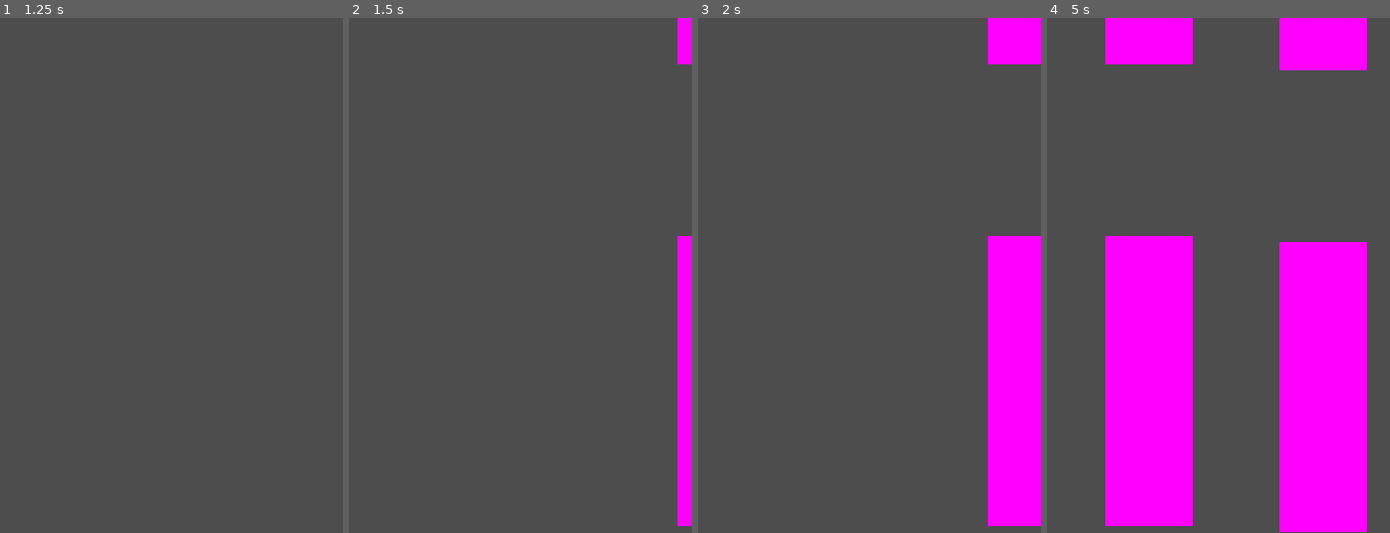
Above: before the commit, frames 1-4 (left to right).
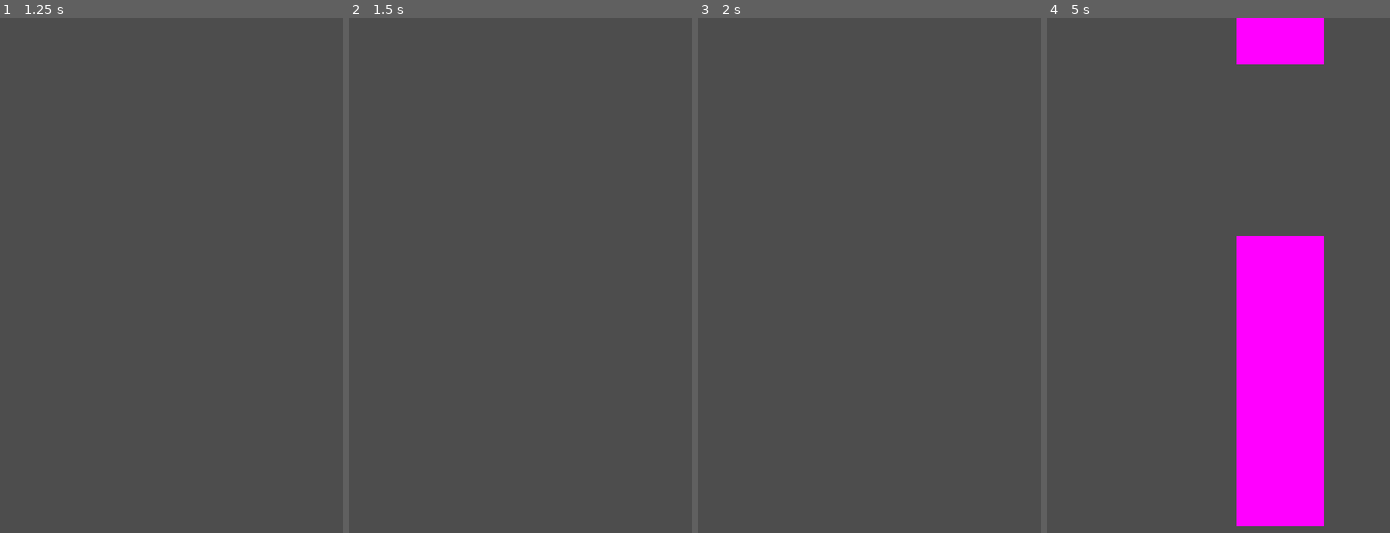
Above: after the commit, the same moments.

Repository: davidward462/flappy-bird
Game: Godot game, scene res://scenes/game.tscn
Two runs of this game, one before a commit and one after it. Both use one fixed random seed, a clock stepped at 60 frames per second and the inputs below.
Inputs:
- Up to frame 1 (1.25 s): tap Space (jump) at 0.77 s
- Up to frame 2 (1.5 s): tap Enter at 1.25 s; hold Down (ui_down) from 1.28 s (still down)
- Up to frame 3 (2 s): keep holding Down (ui_down); tap Space (jump) at 1.52 s
- Up to frame 4 (5 s): release Down (ui_down) at 2.03 s; tap Space (jump) at 3.02, 3.77, 4.52 s; hold Down (ui_down) from 3.53 s (still down)

Frame 1 is identical in both runs. In frame 2, 2.8% of the frame differs, in the area x 95-100%, y 0-99%; in frame 3, 10%; in frame 4, 34%, in the area x 17-94%, y 0-100%.

Commit message:
create a timer to spawn the walls

Diff:
--- a/scenes/game.tscn
+++ b/scenes/game.tscn
@@ -11,3 +11,7 @@
 
 [node name="Player" parent="." instance=ExtResource("1_kf1n1")]
 position = Vector2(200, 300)
+
+[node name="Timer" type="Timer" parent="."]
+wait_time = 3.0
+autostart = true
--- a/scenes/wall.tscn
+++ b/scenes/wall.tscn
@@ -1,4 +1,6 @@
-[gd_scene load_steps=3 format=3 uid="uid://dfcpibawan7lp"]
+[gd_scene load_steps=4 format=3 uid="uid://dfcpibawan7lp"]
+
+[ext_resource type="Script" path="res://scripts/wall.gd" id="1_lb1bu"]
 
 [sub_resource type="PlaceholderTexture2D" id="PlaceholderTexture2D_gv3e7"]
 
@@ -6,6 +8,7 @@
 size = Vector2(102, 338)
 
 [node name="Area2D" type="Area2D"]
+script = ExtResource("1_lb1bu")
 
 [node name="Sprite2D" type="Sprite2D" parent="."]
 position = Vector2(51, 169)
--- a/scripts/game.gd
+++ b/scripts/game.gd
@@ -7,6 +7,9 @@
 
 # Called when the node enters the scene tree for the first time.
 func _ready() -> void:
+	# timer
+	var timer = get_node("Timer")
+	timer.timeout.connect(_on_timer_timeout)
 	randomize()
 
 func create_wall(x_pos, y_pos)  -> void:
@@ -23,7 +26,7 @@
 
 # Called every frame. 'delta' is the elapsed time since the previous frame.
 func _process(delta: float) -> void:
+	pass
 
-	# for testing only
-	if Input.is_action_just_pressed("ui_down"):
-		create_wall(wall_spawn_x_pos, 0)
+func _on_timer_timeout():
+	create_wall(wall_spawn_x_pos, 0)
--- /dev/null
+++ b/scripts/wall.gd
@@ -0,0 +1,11 @@
+extends Area2D
+
+
+# Called when the node enters the scene tree for the first time.
+func _ready() -> void:
+	pass # Replace with function body.
+
+
+# Called every frame. 'delta' is the elapsed time since the previous frame.
+func _process(delta: float) -> void:
+	pass
